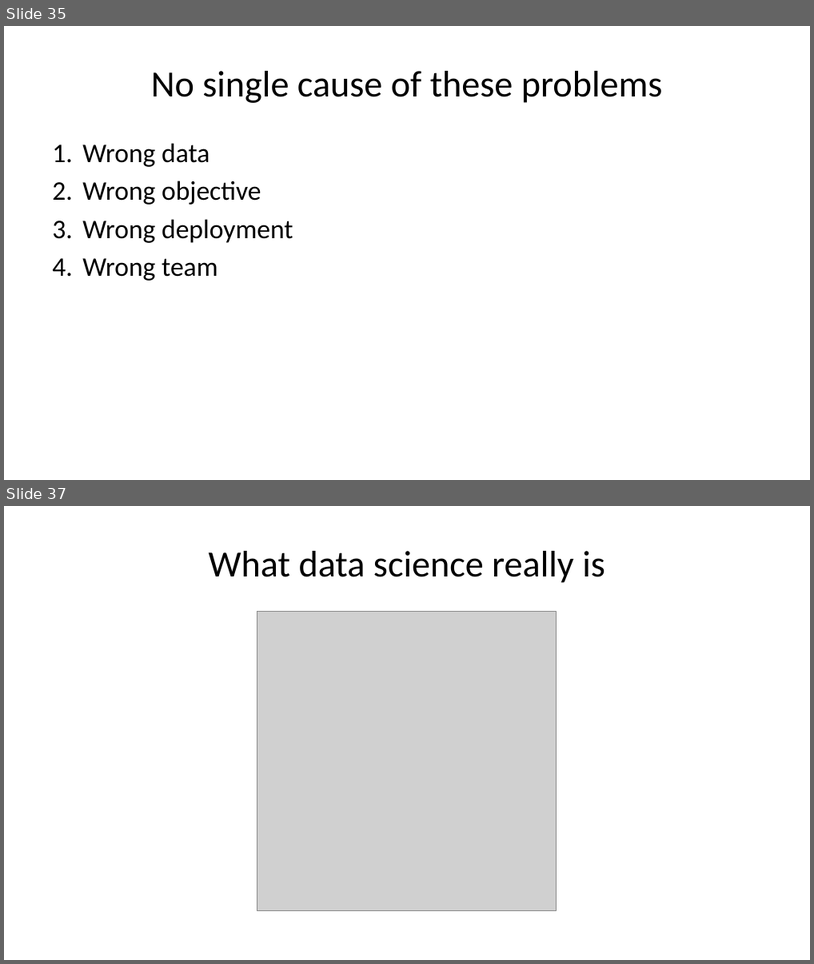
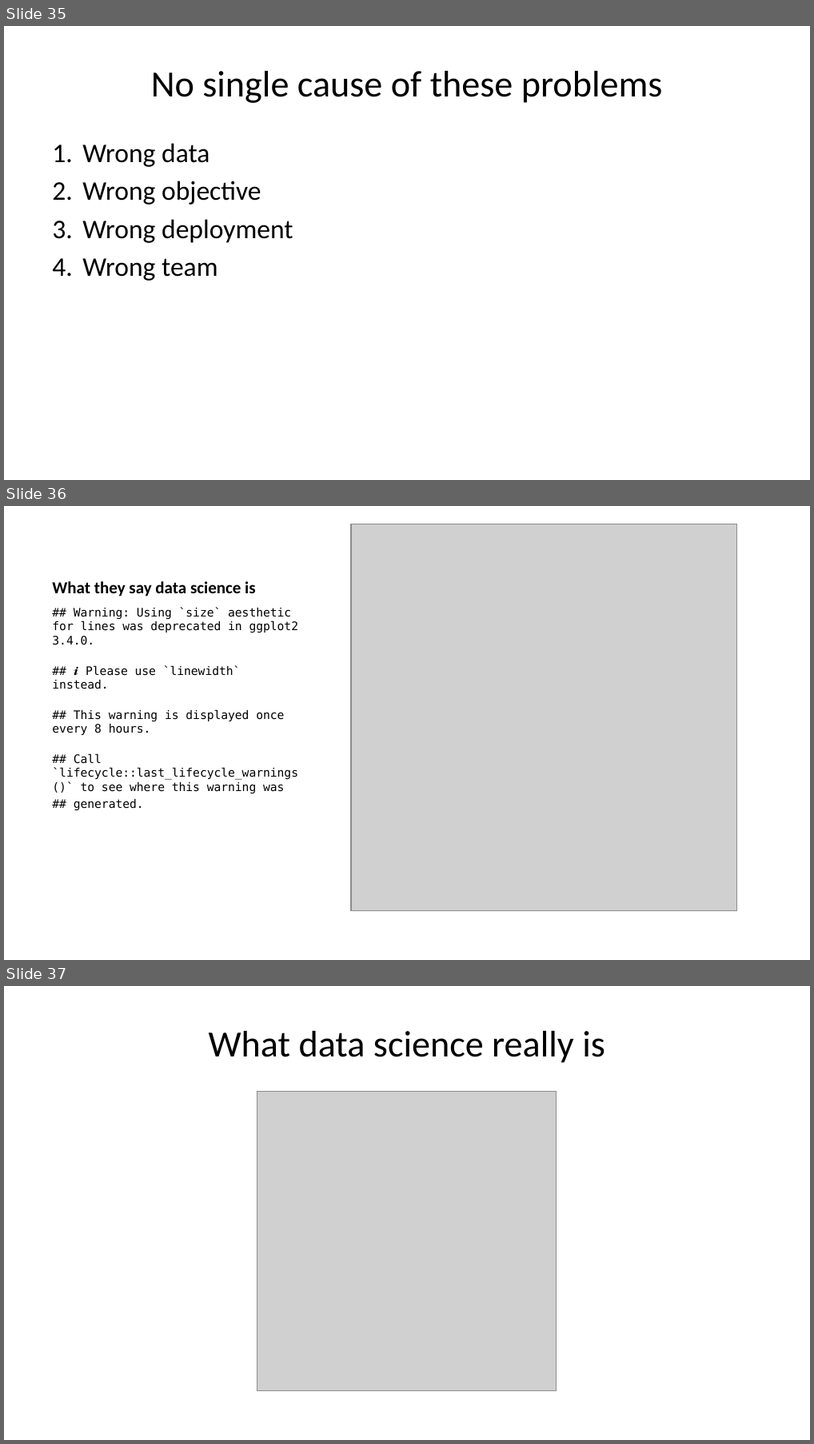
Before and after one commit to pmean/talks, a slide deck: dark-side/2022-talk.pptx. Shown one above the other, each under a label of ours: slides 35 and 37 before the commit, slides 35, 36 and 37 after it; the slides between them are not shown. The pictures are 814x964 and 814x1444 pixels, drawn with LibreOffice and Linux fonts; fonts in the diff are those of the drawing; grey boxes stand for pictures. Boxes give left, top, right and bottom in pixels: in the first picture for what was removed or moved away, otherwise in the second. Text is boxed around its words. In the diff, an @@ line names an element or a change of style, - is before the commit and + after.

```diff
--- a/dark-side/2022-talk.pptx
+++ b/dark-side/2022-talk.pptx
@@ slide 36 added at [4, 506, 810, 960], background #FFFFFF @@
@@ picture added at [351, 524, 738, 910] @@
@@ title added at [52, 581, 255, 596], 15 pt, text #000000, bold @@
+What they say data science is
@@ text added at [52, 607, 299, 810], 10.5 pt, text #000000 @@
+## Warning: Using `size` aesthetic for lines was deprecated in ggplot2 3.4.0.
+## ℹ Please use `linewidth` instead.
+## This warning is displayed once every 8 hours.
+## Call `lifecycle::last_lifecycle_warnings()` to see where this warning was
+## generated.
```
Also in this commit, not shown: 2 slides changed, 3 other slides added, 1 slide removed, 1 other file.
